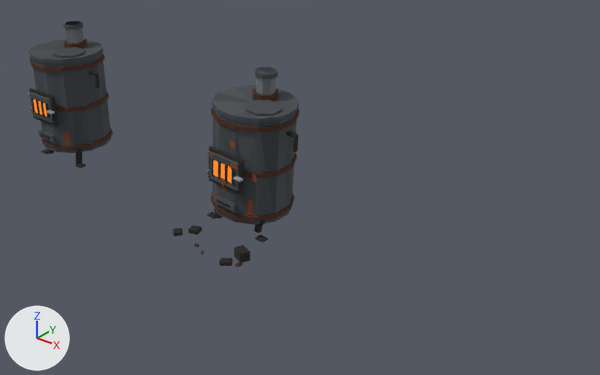
What one commit did to the Blender file models/machine/stove_heat.blend.
Before and after are seen from a camera (50 mm lens) standing at (4.82, -3.19, 2.31) and looking at (2.22, 0.06, 0.29). Every picture has the same lights, and +X, +Y and +Z are marked at lower left. The older version comes first.

The first picture shows 'stove_heat_stalnaya_bochka_broken', 'stove_heat_stalnaya_bochka_idle'.
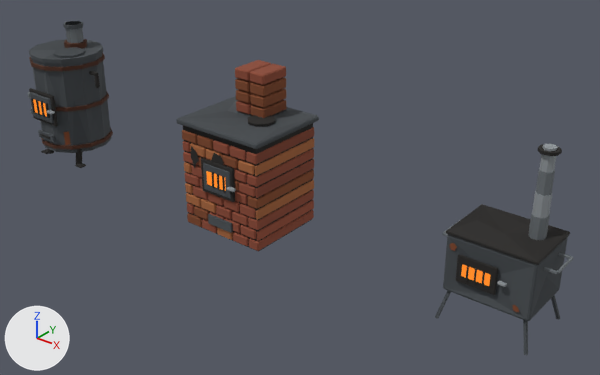
The change, as a diff of the scene's bpy script:
```diff
--- a/models/machine/stove_heat.blend.py
+++ b/models/machine/stove_heat.blend.py
@@ me_stove_heat_pohodnaya_idle @@
+me_stove_heat_pohodnaya_idle.from_pydata(...)  # 375 vertices, 327 faces; spans x -0.288..0.288, y -0.196..0.187, z -0.003..0.91
+# faces by material slot: [321, 6]
+me_stove_heat_pohodnaya_idle.materials.append(mat_palette)  # picture img_palette_png
+me_stove_heat_pohodnaya_idle.materials.append(mat_palette_glow)  # picture img_palette_png
@@ me_stove_heat_kirpichnaya_idle @@
+me_stove_heat_kirpichnaya_idle.from_pydata(...)  # 1670 vertices, 1892 faces; spans x -0.295..0.295, y -0.292..0.265, z 0.0..0.906
+# faces by material slot: [1886, 6]
+me_stove_heat_kirpichnaya_idle.materials.append(mat_palette)  # picture img_palette_png
+me_stove_heat_kirpichnaya_idle.materials.append(mat_palette_glow)  # picture img_palette_png
@@ ob_stove_heat_stalnaya_bochka_broken @@
-ob_stove_heat_stalnaya_bochka_broken = bpy.data.objects.new('stove_heat_stalnaya_bochka_broken', me_stove_heat_stalnaya_bochka_broken)
-ob_stove_heat_stalnaya_bochka_broken.location = (1.905, 0.0, 0.0)
@@ ob_stove_heat_pohodnaya_idle @@
+ob_stove_heat_pohodnaya_idle = bpy.data.objects.new('stove_heat_pohodnaya_idle', me_stove_heat_pohodnaya_idle)
+ob_stove_heat_pohodnaya_idle.location = (3.478, 0.0, 0.0)
@@ ob_stove_heat_kirpichnaya_idle @@
+ob_stove_heat_kirpichnaya_idle = bpy.data.objects.new('stove_heat_kirpichnaya_idle', me_stove_heat_kirpichnaya_idle)
+ob_stove_heat_kirpichnaya_idle.location = (1.895, 0.0, 0.0)
```

Pixel boxes [x1, y1, x2, y2] of what changed, in the pictures (600 x 375 px):
'stove_heat_kirpichnaya_idle', added
    after: [177, 60, 319, 251]
    faces in mat_palette (picture img_palette_png): [177, 60, 319, 251]
    faces in mat_palette_glow (picture img_palette_png): [206, 171, 226, 191]
'stove_heat_pohodnaya_idle', added
    after: [435, 144, 574, 355]
    faces in mat_palette (picture img_palette_png): [435, 144, 574, 355]
    faces in mat_palette_glow (picture img_palette_png): [461, 265, 491, 286]
'stove_heat_stalnaya_bochka_broken', deleted
    before: [173, 67, 299, 267]
    faces in mat_palette (picture img_palette_png): [173, 67, 299, 267]
    faces in mat_palette_glow (picture img_palette_png): [213, 160, 232, 183]
